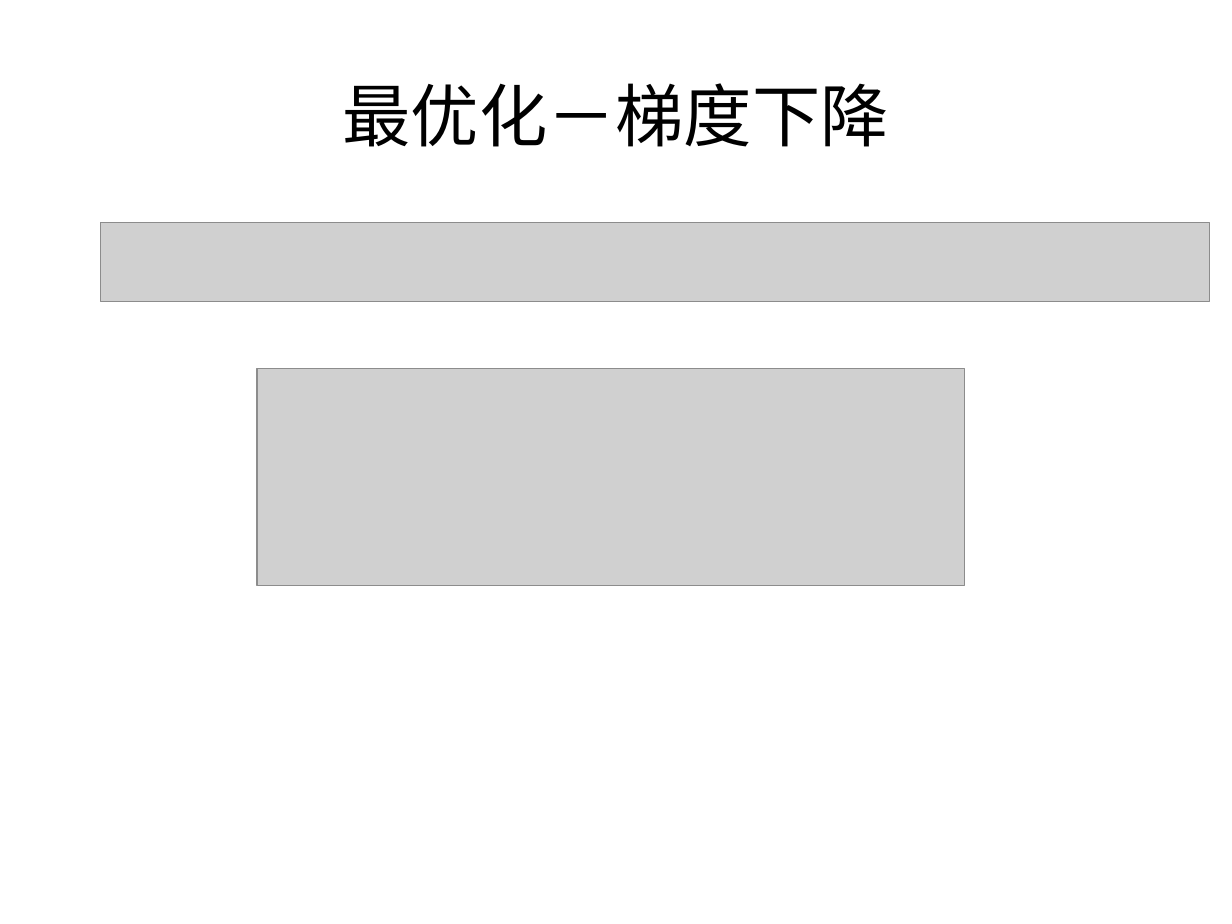
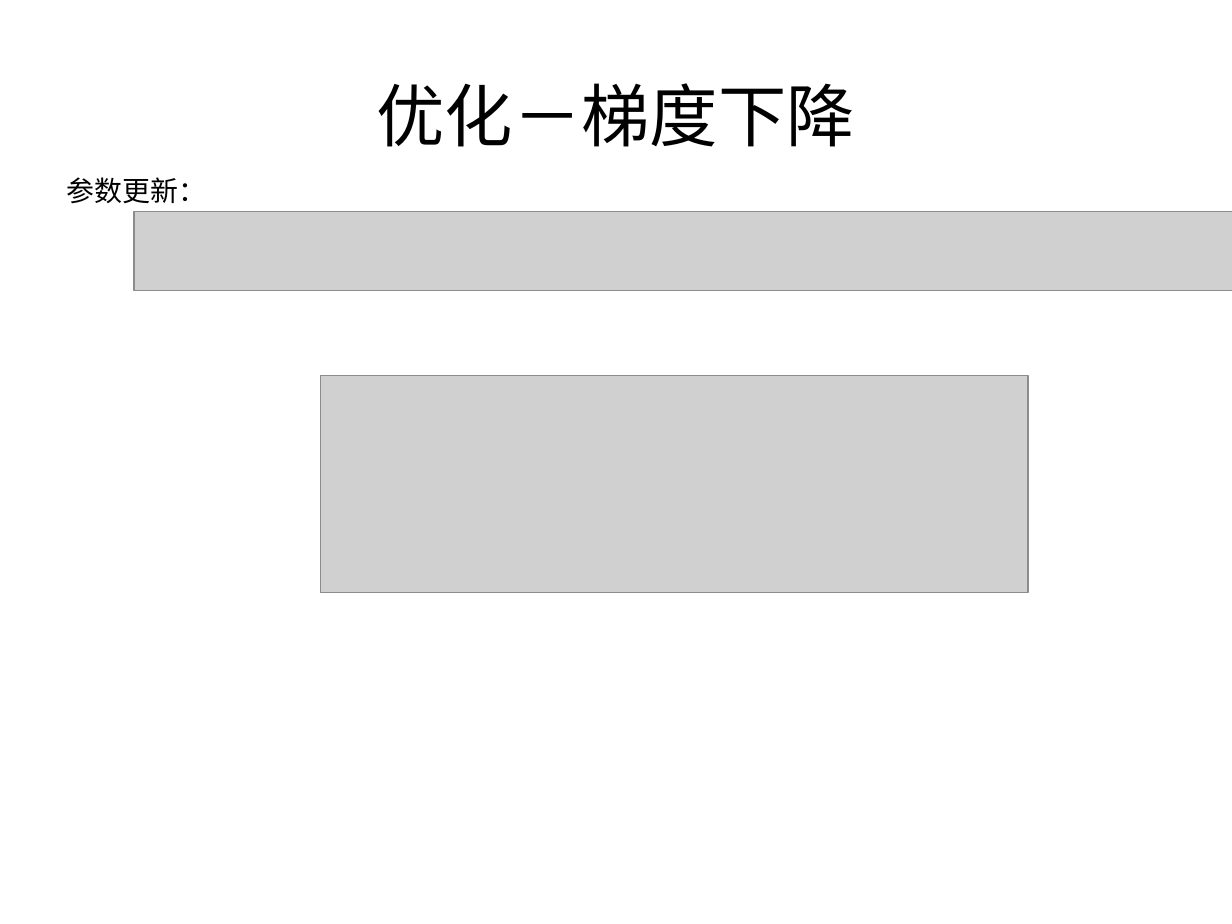
Before and after one commit to qqqil/tensorflow_test, a slide deck: slide 7 of docs/nn.pptx (slide 5 before the commit). Drawn at 1232x924 pixels with LibreOffice and Linux fonts; fonts in the diff are those of the drawing; grey boxes stand for pictures. Boxes give left, top, right and bottom in pixels: in the first picture for what was removed or moved away, otherwise in the second. Text is boxed around its words. In the diff, an @@ line names an element or a change of style, - is before the commit and + after.

```diff
--- a/docs/nn.pptx
+++ b/docs/nn.pptx
@@ text at <box>377,83,855,147</box>: text changed @@
-最优化－梯度下降
+优化－梯度下降
@@ text added at <box>67,177,207,204</box>, 18 pt, text #000000 @@
+参数更新：
@@ picture: place and size @@
-picture at <box>101,222,1210,302</box>
+picture at <box>134,211,1232,291</box>
@@ picture: place and size @@
-picture at <box>257,369,965,586</box>
+picture at <box>321,376,1029,593</box>
```
Also in this commit, not shown: 2 other slides changed, 17 slides added, 5 slides removed, 6 other files.
